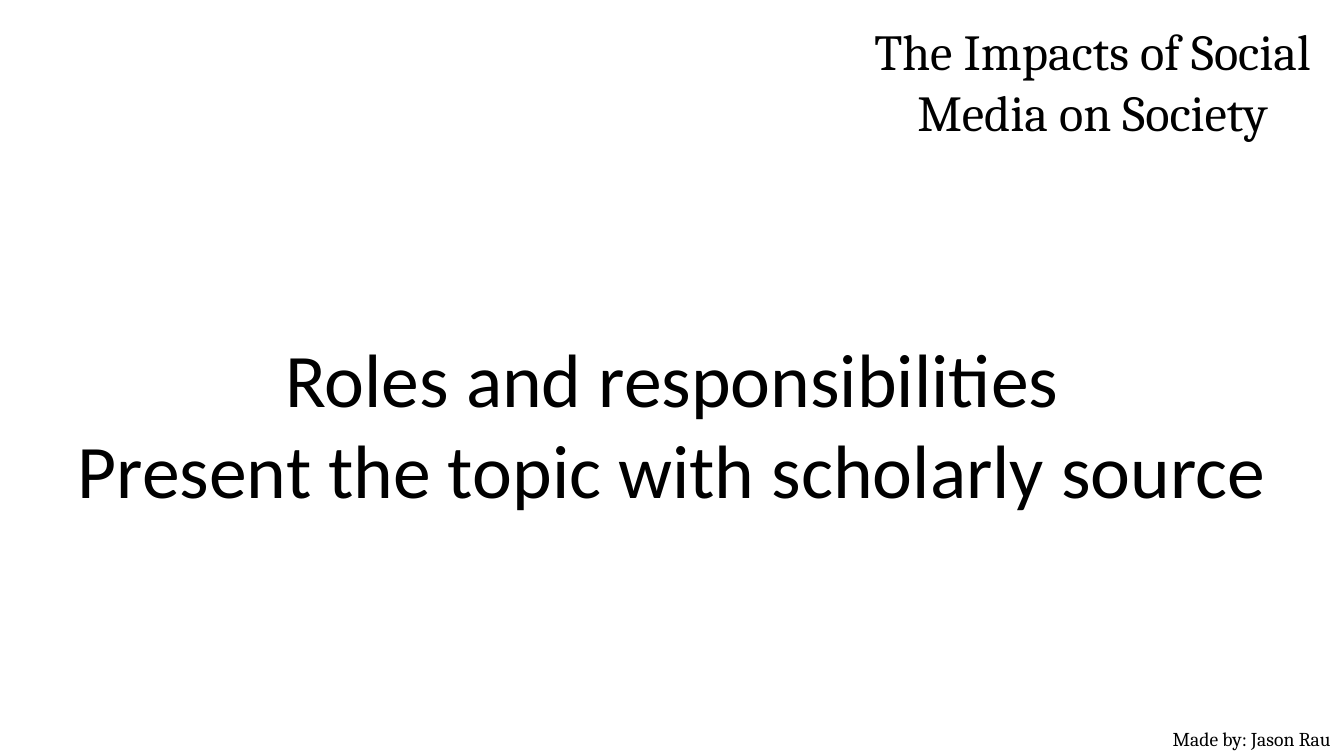
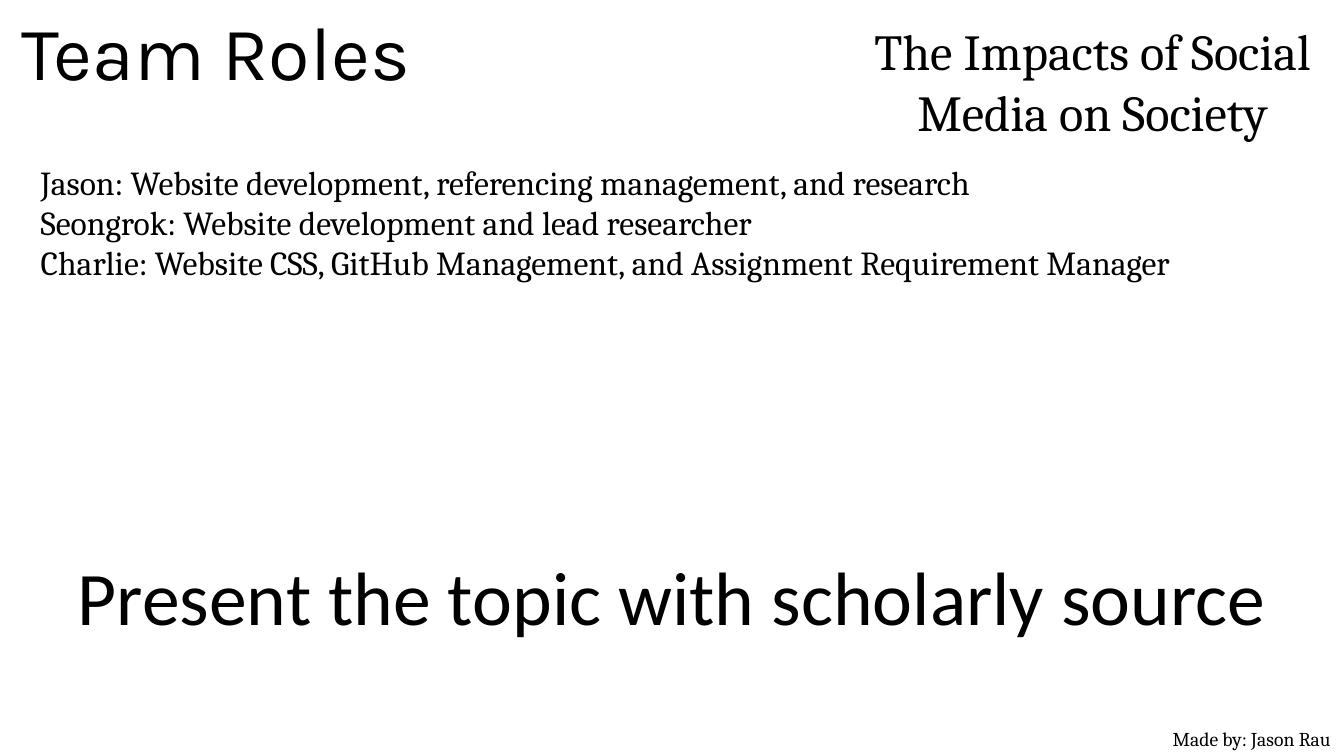
Before and after one commit to 20119382-AUT/-11-1108-ssnn-11-1108-ssnn-, a slide deck: slide 3 of Team Project Presentation/Team Project Presentation.pptx. Drawn at 1344x756 pixels with LibreOffice and Linux fonts; fonts in the diff are those of the drawing. Boxes give left, top, right and bottom in pixels: in the first picture for what was removed or moved away, otherwise in the second. Text is boxed around its words. In the diff, an @@ line names an element or a change of style, - is before the commit and + after.

```diff
--- a/Team Project Presentation/Team Project Presentation.pptx
+++ b/Team Project Presentation/Team Project Presentation.pptx
@@ text added at [22, 28, 410, 81], 54 pt, text #000000 @@
+Team Roles
@@ text added at [41, 171, 1169, 283], 24 pt, text #000000 @@
+Jason: Website development, referencing management, and research
+Seongrok: Website development and lead researcher
+Charlie: Website CSS, GitHub Management, and Assignment Requirement Manager
@@ text at [285, 354, 1058, 420]: paragraph removed @@
-Roles and responsibilities
@@ text "Present the topic with scholarly ...": place and size @@
-text "Present the topic with scholarly ..." at [78, 354, 1265, 511]
+text "Present the topic with scholarly ..." at [78, 572, 1265, 638]
```
Also in this commit, not shown: 2 other slides changed.
